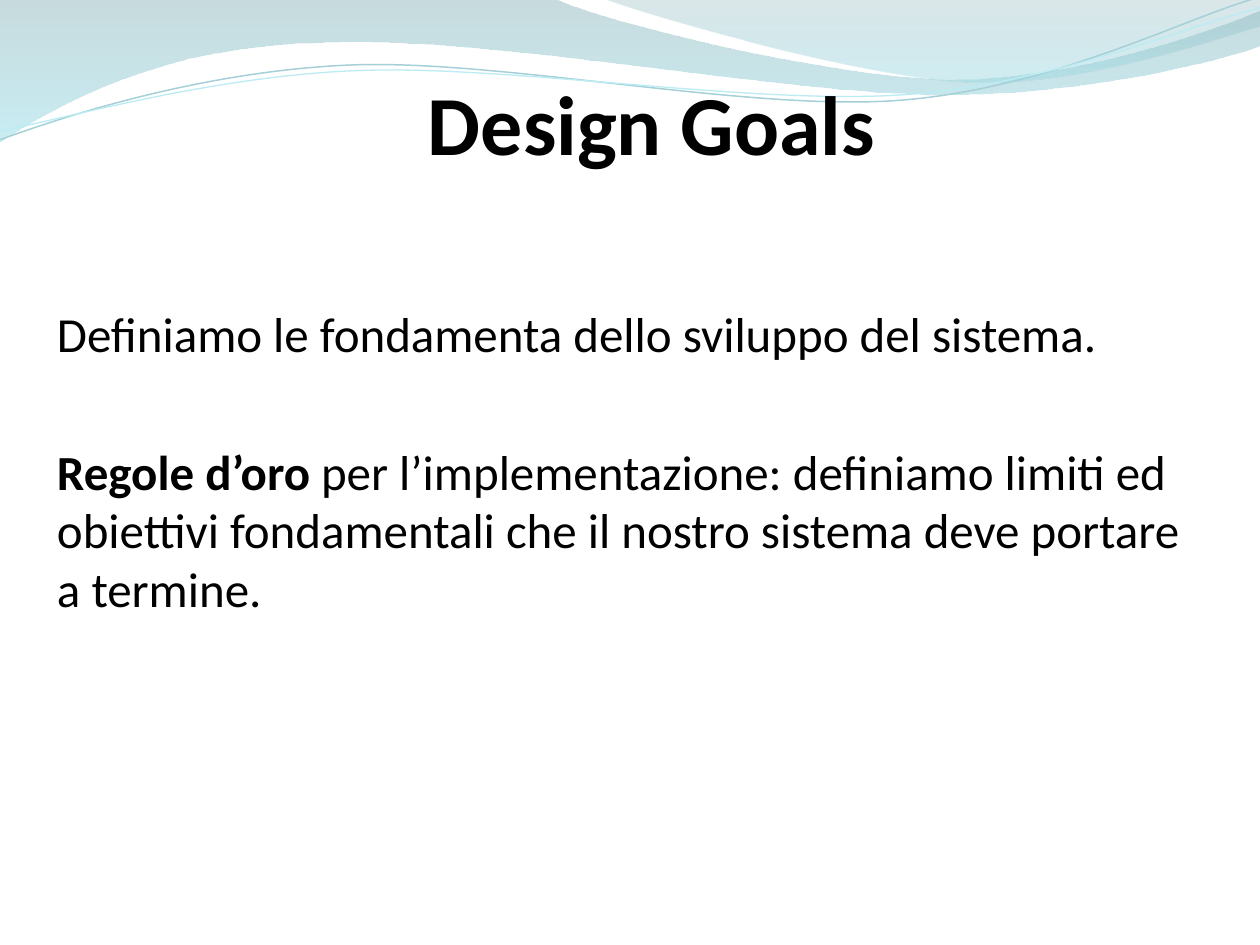
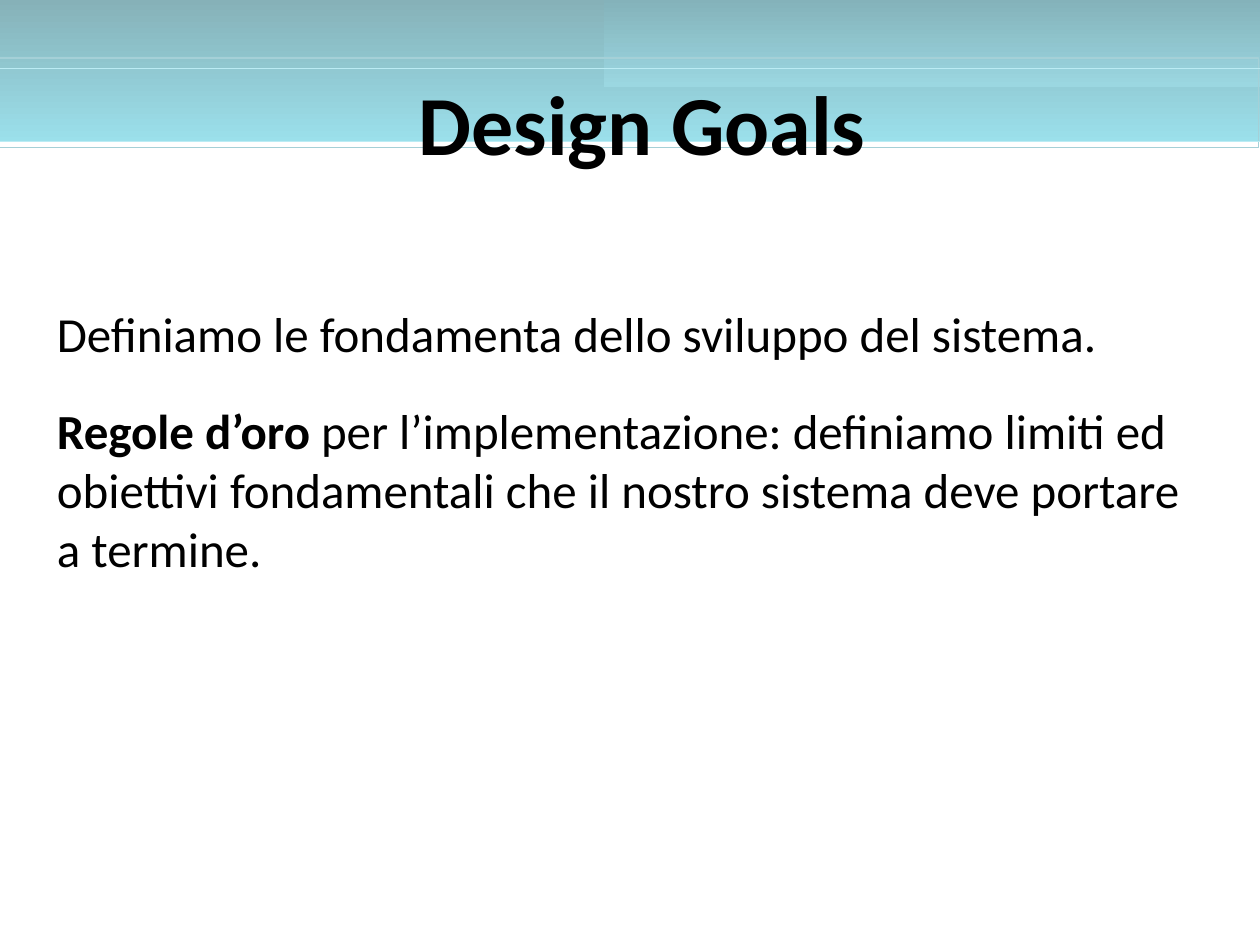
Before and after one commit to ammirate/at-silo, a slide deck: slide 1 of Presentazione/Atsilo1/Micco/Atsilo_A_Micco.pptx. Drawn at 1260x945 pixels with LibreOffice and Linux fonts; fonts in the diff are those of the drawing. Boxes give left, top, right and bottom in pixels: in the first picture for what was removed or moved away, otherwise in the second. Text is boxed around its words. In the diff, an @@ line names an element or a change of style, - is before the commit and + after.

```diff
--- a/Presentazione/Atsilo1/Micco/Atsilo_A_Micco.pptx
+++ b/Presentazione/Atsilo1/Micco/Atsilo_A_Micco.pptx
@@ freeform shape removed at box(0, 0, 1260, 142) @@
@@ freeform shape removed at box(0, 0, 1260, 147) @@
@@ freeform shape removed at box(0, 8, 1260, 141) @@
@@ rectangle added at box(0, 0, 1260, 142), fill gradient #86B1B8 to #9BE0EB @@
@@ freeform shape removed at box(604, 0, 1260, 87) @@
@@ rectangle added at box(604, 0, 1260, 87), fill gradient #84B2BA to #9BD7E1 @@
@@ rectangle added at box(0, 58, 1259, 147), outline #A5D0D7 0.85 pt @@
@@ rectangle added at box(0, 68, 1260, 141), outline #BBECF4 0.74 pt @@
@@ text "Design Goals" rewrapped from box(428, 86, 875, 170) to box(418, 96, 865, 175) @@
@@ text "Definiamo le fondamenta dello sviluppo ..." at box(57, 318, 1180, 568): less space between paragraphs @@
```
Also in this commit, not shown: 22 other slides changed.
